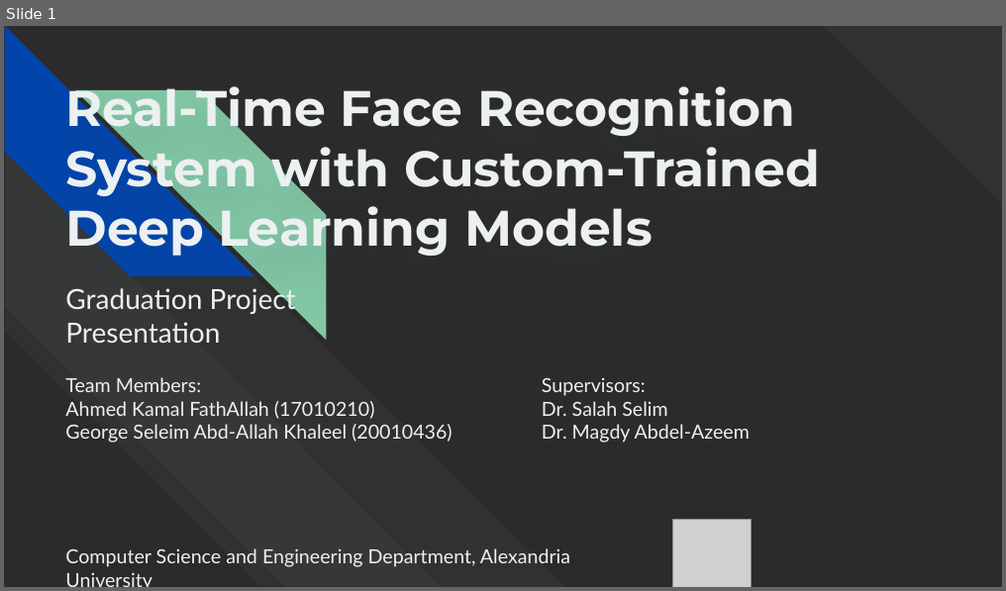
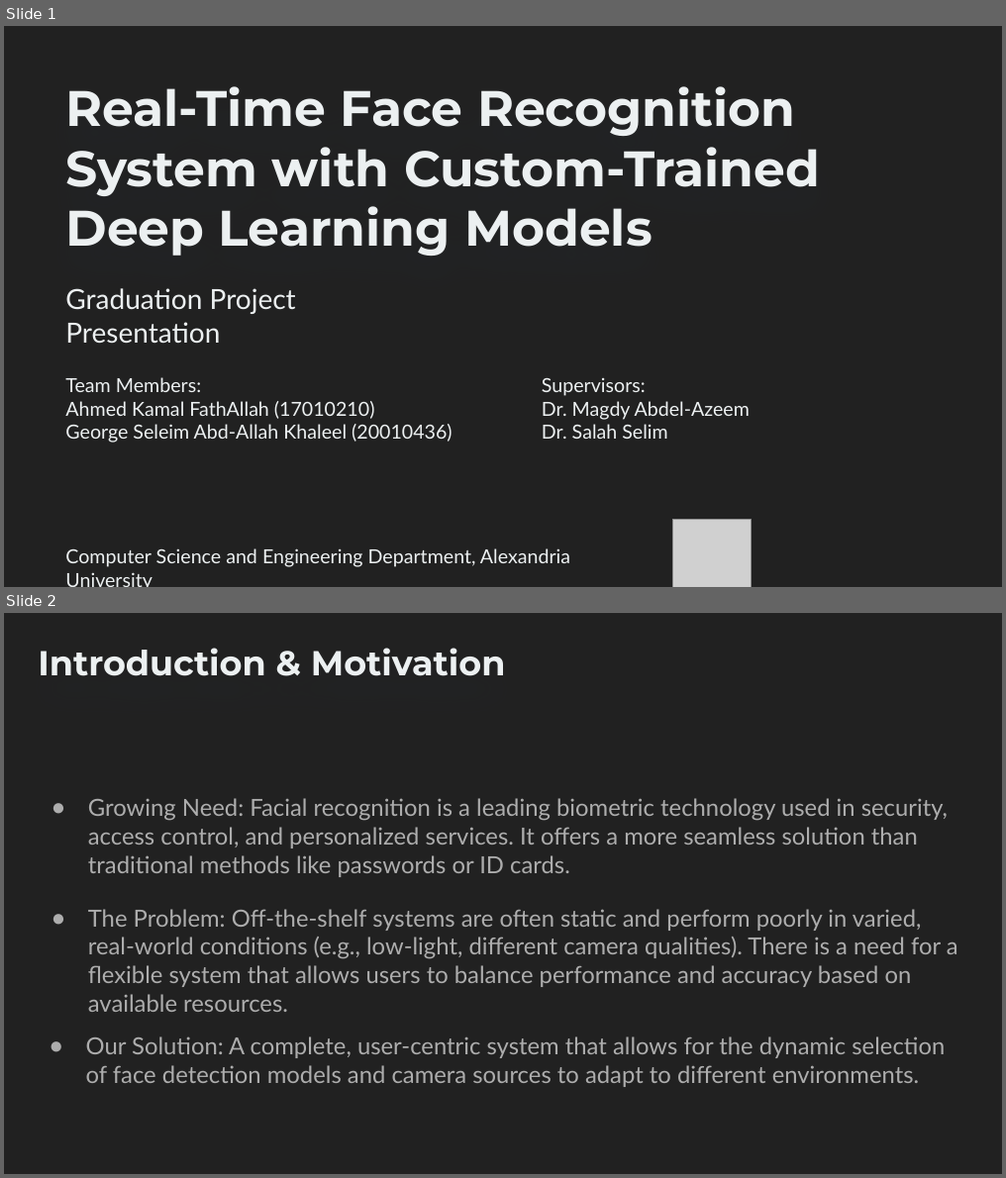
Before and after one commit to AhmedKamal75/Graduation_Project, a slide deck: Real-Time Face Recognition System with Custom-Trained Deep Learning Models.pptx. Shown one above the other, each under a label of ours: slide 1 before the commit, slides 1 and 2 after it. The pictures are 1006x591 and 1006x1178 pixels, drawn with LibreOffice and Linux fonts; fonts in the diff are those of the drawing; grey boxes stand for pictures; background and template pictures are left out; a plain dark background stands for a picture behind light text. Boxes give left, top, right and bottom in pixels: in the first picture for what was removed or moved away, otherwise in the second. Text is boxed around its words. In the diff, an @@ line names an element or a change of style, - is before the commit and + after.

```diff
--- a/Real-Time Face Recognition System with Custom-Trained Deep Learning Models.pptx
+++ b/Real-Time Face Recognition System with Custom-Trained Deep Learning Models.pptx
@@ slide 2 added at (4, 613, 1002, 1174), background #212121 @@
@@ text added at (38, 648, 506, 676), 25 pt, text #ECF0F1, bold @@
+Introduction & Motivation
@@ text added at (88, 798, 947, 877), 17 pt, text #ADADAD @@
+● Growing Need: Facial recognition is a leading biometric technology used in security, access control, and personalized services. It offers a more seamless solution than traditional methods like passwords or ID cards.
@@ text added at (88, 909, 958, 987), 17 pt, text #ADADAD @@
+● The Problem: Off-the-shelf systems are often static and perform poorly in varied, real-world conditions (e.g., low-light, different camera qualities). There is a need for a flexible system that allows users to balance performance and accuracy based on available resources.
@@ text added at (86, 1037, 944, 1087), 17 pt, text #ADADAD @@
+● Our Solution: A complete, user-centric system that allows for the dynamic selection of face detection models and camera sources to adapt to different environments.
@@ slide 1 changed as well @@
@@ background picture (left out) to #212121 @@
@@ diag stripe removed at (823, 26, 1002, 205) @@
@@ group removed at (4, 27, 566, 586): 4 diag stripes @@
@@ text at (542, 401, 749, 420): paragraph added @@
+Dr. Magdy Abdel-Azeem
@@ text at (542, 424, 749, 443): paragraph removed @@
-Dr. Magdy Abdel-Azeem
```
Also in this commit, not shown: 10 other slides changed, 10 other slides added, 6 slides removed, 5 other files.
